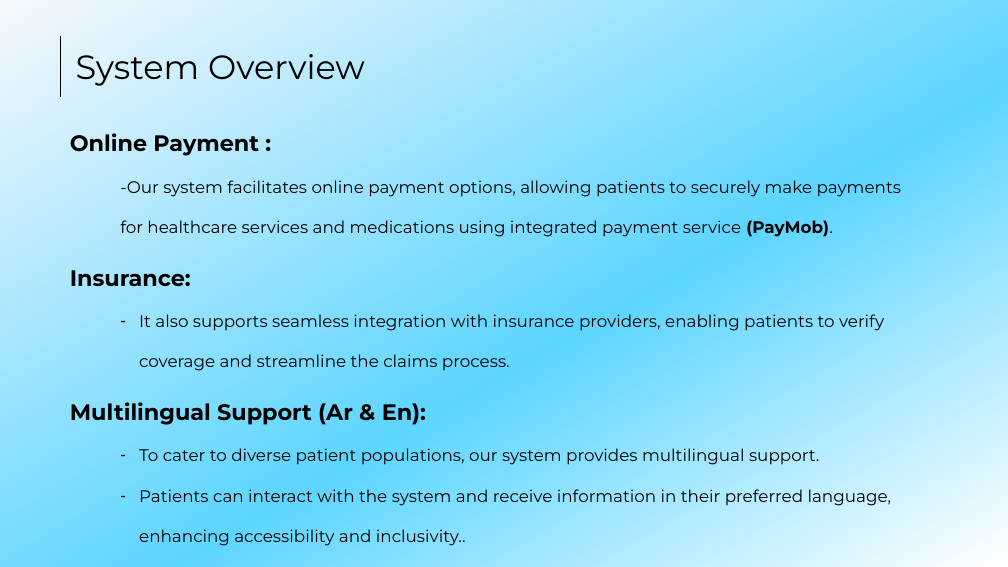
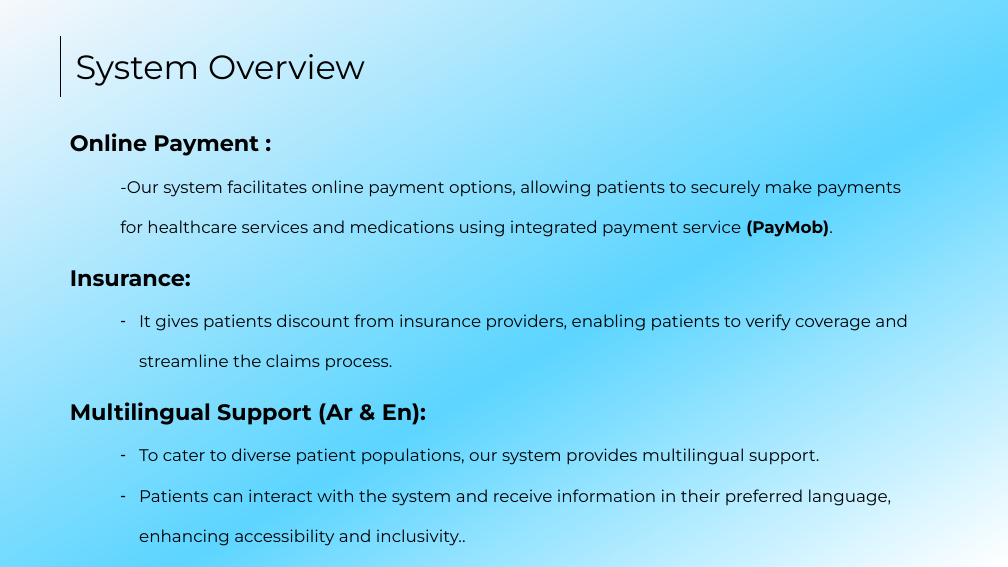
Before and after one commit to MediBooki/Documetion-files, a slide deck: slide 12 of Presentation/Presentation.pptx. Drawn at 1008x567 pixels with LibreOffice and Linux fonts; fonts in the diff are those of the drawing. Boxes give left, top, right and bottom in pixels: in the first picture for what was removed or moved away, otherwise in the second. Text is boxed around its words. In the diff, an @@ line names an element or a change of style, - is before the commit and + after.

```diff
--- a/Presentation/Presentation.pptx
+++ b/Presentation/Presentation.pptx
@@ text at (139,314,908,371): text changed @@
-  – It also supports seamless integration with insurance providers, enabling patients to verify coverage and streamline the claims process.
+  – It gives patients discount from insurance providers, enabling patients to verify coverage and streamline the claims process.
```
Also in this commit, not shown: 4 other slides changed, 5 slides added, 2 slides removed, 1 other file.
